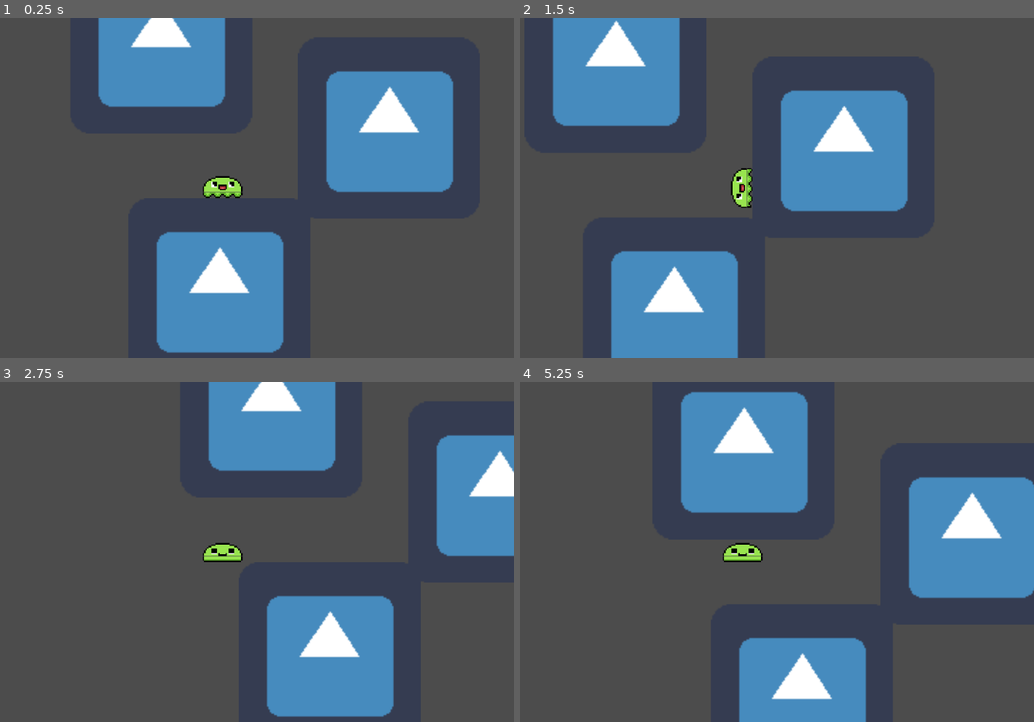
Above: before the commit, frames 1-4 (two rows, left to right).
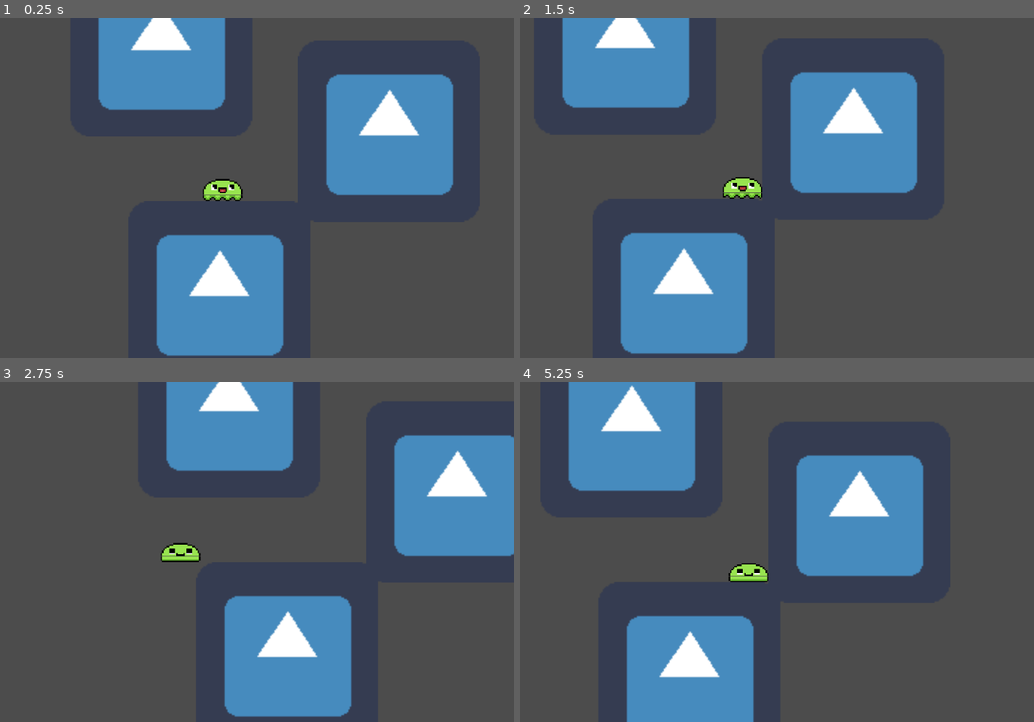
Above: after the commit, the same moments.

Repository: BrooklinJazz/GeweyTheSlime
Game: Godot game, scene res://Player.tscn
Two runs of this game, one before a commit and one after it. Both use one fixed random seed, a clock stepped at 60 frames per second and the inputs below. The engine's default icon, where the game draws it, is replaced by a stand-in: a white triangle on a blue panel in a dark square.
Inputs:
- Up to frame 1 (0.25 s): no input
- Up to frame 2 (1.5 s): hold W (jump) 0.53-1.28 s; hold D (right) from 0.53 s (still down); tap Shift (grip) at 1.35 s
- Up to frame 3 (2.75 s): tap W (jump) at 1.52, 1.55, 1.82 s; release D (right) at 2.03 s; hold A (left) from 2.03 s (still down); hold W (jump) from 2.03 s (still down)
- Up to frame 4 (5.25 s): release A (left) at 2.78 s; release W (jump) at 2.78 s; hold D (right) 2.78-4.28 s; tap Shift (grip) at 2.85, 4.35 s; tap W (jump) at 3.02, 3.05, 3.32, 4.52, 4.55, 4.82 s; hold W (jump) 3.53-4.28 s; hold A (left) 4.28-5.03 s; hold D (right) from 5.03 s (still down); hold W (jump) from 5.03 s (still down)

The runs differ from the first frame. In frame 1, 2.6% of the frame differs, in the area x 19-89%, y 0-100%; in frame 2, 13%; in frame 3, 18%; in frame 4, 44%, in the area x 9-100%, y 0-100%.

Commit message:
improved climbing

Diff:
--- a/Animate.gd
+++ b/Animate.gd
@@ -21,9 +21,16 @@
 	else:
 		self.sprite.rotation_degrees = 0
 	if (Player.state.direction == Enums.Direction.LEFT):
-		self.body.flip_h = true
+		if (Player.state.airborn == Enums.Airborn.ON_CEILING):
+			self.body.flip_h = false
+		else:
+			self.body.flip_h = true
+
 	elif (Player.state.direction == Enums.Direction.RIGHT):
-		self.body.flip_h = false
+		if (Player.state.airborn == Enums.Airborn.ON_CEILING):
+			self.body.flip_h = true
+		else:
+			self.body.flip_h = false
 
 func play_current_animation():
 	match Player.state.movement:
--- a/GroundMovement.gd
+++ b/GroundMovement.gd
@@ -11,8 +11,9 @@
 	character = parent
 
 func main(delta):
-	if (self.character.is_on_floor()):
-		self.character.rotation_degrees = 0
+	if character.rotation_degrees != 0:
+		character.rotation_degrees = 0
+		character.global_position += Vector2(0,7)
 	gravity(delta)
 	walk(delta)
 	jump(delta)
--- a/Player.tscn
+++ b/Player.tscn
@@ -17,145 +17,145 @@
 [ext_resource path="res://WallMovement.gd" type="Script" id=15]
 [ext_resource path="res://CeilingMovement.gd" type="Script" id=16]
 
+[sub_resource type="AtlasTexture" id=1]
+atlas = ExtResource( 1 )
+region = Rect2( 0, 0, 28, 4 )
+
 [sub_resource type="AtlasTexture" id=2]
-atlas = ExtResource( 1 )
-region = Rect2( 0, 0, 28, 4 )
-
-[sub_resource type="AtlasTexture" id=3]
-atlas = ExtResource( 1 )
-region = Rect2( 28, 0, 28, 4 )
-
-[sub_resource type="AtlasTexture" id=4]
-atlas = ExtResource( 1 )
-region = Rect2( 56, 0, 28, 4 )
-
-[sub_resource type="AtlasTexture" id=5]
-atlas = ExtResource( 1 )
-region = Rect2( 84, 0, 28, 4 )
-
-[sub_resource type="AtlasTexture" id=6]
-atlas = ExtResource( 1 )
-region = Rect2( 112, 0, 28, 4 )
-
-[sub_resource type="AtlasTexture" id=7]
-atlas = ExtResource( 1 )
-region = Rect2( 140, 0, 28, 4 )
-
-[sub_resource type="AtlasTexture" id=8]
-atlas = ExtResource( 1 )
-region = Rect2( 168, 0, 28, 4 )
-
-[sub_resource type="AtlasTexture" id=9]
 atlas = ExtResource( 4 )
 region = Rect2( 0, 0, 28, 4 )
 
-[sub_resource type="AtlasTexture" id=10]
+[sub_resource type="AtlasTexture" id=3]
 atlas = ExtResource( 4 )
 region = Rect2( 28, 0, 28, 4 )
 
-[sub_resource type="AtlasTexture" id=11]
+[sub_resource type="AtlasTexture" id=4]
 atlas = ExtResource( 4 )
 region = Rect2( 56, 0, 28, 4 )
 
+[sub_resource type="AtlasTexture" id=5]
+atlas = ExtResource( 1 )
+region = Rect2( 28, 0, 28, 4 )
+
+[sub_resource type="AtlasTexture" id=6]
+atlas = ExtResource( 1 )
+region = Rect2( 56, 0, 28, 4 )
+
+[sub_resource type="AtlasTexture" id=7]
+atlas = ExtResource( 1 )
+region = Rect2( 84, 0, 28, 4 )
+
+[sub_resource type="AtlasTexture" id=8]
+atlas = ExtResource( 1 )
+region = Rect2( 112, 0, 28, 4 )
+
+[sub_resource type="AtlasTexture" id=9]
+atlas = ExtResource( 1 )
+region = Rect2( 140, 0, 28, 4 )
+
+[sub_resource type="AtlasTexture" id=10]
+atlas = ExtResource( 1 )
+region = Rect2( 168, 0, 28, 4 )
+
+[sub_resource type="AtlasTexture" id=11]
+atlas = ExtResource( 7 )
+region = Rect2( 0, 0, 28, 4 )
+
 [sub_resource type="AtlasTexture" id=12]
 atlas = ExtResource( 7 )
-region = Rect2( 0, 0, 28, 4 )
+region = Rect2( 28, 0, 28, 4 )
 
 [sub_resource type="AtlasTexture" id=13]
 atlas = ExtResource( 7 )
-region = Rect2( 28, 0, 28, 4 )
+region = Rect2( 56, 0, 28, 4 )
 
 [sub_resource type="AtlasTexture" id=14]
 atlas = ExtResource( 7 )
-region = Rect2( 56, 0, 28, 4 )
+region = Rect2( 84, 0, 28, 4 )
 
 [sub_resource type="AtlasTexture" id=15]
 atlas = ExtResource( 7 )
-region = Rect2( 84, 0, 28, 4 )
+region = Rect2( 112, 0, 28, 4 )
 
 [sub_resource type="AtlasTexture" id=16]
 atlas = ExtResource( 7 )
-region = Rect2( 112, 0, 28, 4 )
+region = Rect2( 140, 0, 28, 4 )
 
 [sub_resource type="AtlasTexture" id=17]
 atlas = ExtResource( 7 )
-region = Rect2( 140, 0, 28, 4 )
-
-[sub_resource type="AtlasTexture" id=18]
-atlas = ExtResource( 7 )
 region = Rect2( 168, 0, 28, 4 )
 
-[sub_resource type="SpriteFrames" id=19]
+[sub_resource type="SpriteFrames" id=18]
 animations = [ {
-"frames": [ SubResource( 2 ) ],
+"frames": [ SubResource( 1 ) ],
 "loop": false,
 "name": "idle",
 "speed": 5.0
 }, {
-"frames": [ SubResource( 2 ), SubResource( 3 ), SubResource( 4 ), SubResource( 5 ), SubResource( 6 ), SubResource( 7 ), SubResource( 8 ) ],
+"frames": [ SubResource( 2 ), SubResource( 3 ), SubResource( 4 ) ],
+"loop": false,
+"name": "charge_jump",
+"speed": 12.0
+}, {
+"frames": [ SubResource( 1 ), SubResource( 5 ), SubResource( 6 ), SubResource( 7 ), SubResource( 8 ), SubResource( 9 ), SubResource( 10 ) ],
 "loop": true,
 "name": "walk",
 "speed": 24.0
 }, {
-"frames": [ SubResource( 9 ), SubResource( 10 ), SubResource( 11 ) ],
-"loop": false,
-"name": "charge_jump",
-"speed": 12.0
-}, {
-"frames": [ SubResource( 12 ), SubResource( 13 ), SubResource( 14 ), SubResource( 15 ), SubResource( 16 ), SubResource( 17 ), SubResource( 18 ) ],
+"frames": [ SubResource( 11 ), SubResource( 12 ), SubResource( 13 ), SubResource( 14 ), SubResource( 15 ), SubResource( 16 ), SubResource( 17 ) ],
 "loop": true,
 "name": "grip",
 "speed": 12.0
 }, {
-"frames": [ SubResource( 12 ) ],
+"frames": [ SubResource( 11 ) ],
 "loop": true,
 "name": "grip_idle",
 "speed": 5.0
 } ]
 
+[sub_resource type="AtlasTexture" id=19]
+atlas = ExtResource( 5 )
+region = Rect2( 0, 0, 28, 11 )
+
 [sub_resource type="AtlasTexture" id=20]
 atlas = ExtResource( 5 )
-region = Rect2( 0, 0, 28, 11 )
+region = Rect2( 28, 0, 28, 11 )
 
 [sub_resource type="AtlasTexture" id=21]
 atlas = ExtResource( 5 )
-region = Rect2( 28, 0, 28, 11 )
+region = Rect2( 56, 0, 28, 11 )
 
 [sub_resource type="AtlasTexture" id=22]
-atlas = ExtResource( 5 )
-region = Rect2( 56, 0, 28, 11 )
+atlas = ExtResource( 6 )
+region = Rect2( 0, 0, 28, 11 )
 
 [sub_resource type="AtlasTexture" id=23]
 atlas = ExtResource( 6 )
-region = Rect2( 0, 0, 28, 11 )
+region = Rect2( 28, 0, 28, 11 )
 
 [sub_resource type="AtlasTexture" id=24]
 atlas = ExtResource( 6 )
-region = Rect2( 28, 0, 28, 11 )
-
-[sub_resource type="AtlasTexture" id=25]
-atlas = ExtResource( 6 )
 region = Rect2( 56, 0, 28, 11 )
 
-[sub_resource type="SpriteFrames" id=26]
+[sub_resource type="SpriteFrames" id=25]
 animations = [ {
 "frames": [ ExtResource( 2 ) ],
 "loop": true,
 "name": "default",
 "speed": 1.0
 }, {
-"frames": [ SubResource( 20 ), SubResource( 21 ), SubResource( 22 ) ],
+"frames": [ SubResource( 19 ), SubResource( 20 ), SubResource( 21 ) ],
 "loop": false,
 "name": "charge_jump",
 "speed": 12.0
 }, {
-"frames": [ SubResource( 23 ), SubResource( 24 ), SubResource( 25 ) ],
+"frames": [ SubResource( 22 ), SubResource( 23 ), SubResource( 24 ) ],
 "loop": false,
 "name": "grip",
 "speed": 12.0
 } ]
 
-[sub_resource type="RectangleShape2D" id=1]
+[sub_resource type="RectangleShape2D" id=26]
 extents = Vector2( 13.9238, 7.51817 )
 
 [sub_resource type="RectangleShape2D" id=27]
@@ -170,7 +170,7 @@
 
 [node name="Legs" type="AnimatedSprite" parent="Character/Sprites"]
 position = Vector2( -2.84217e-14, 5.13232 )
-frames = SubResource( 19 )
+frames = SubResource( 18 )
 animation = "grip_idle"
 playing = true
 __meta__ = {
@@ -187,11 +187,12 @@
 
 [node name="CollisionShape2D" type="CollisionShape2D" parent="Character"]
 position = Vector2( 0.0294991, -0.493613 )
-shape = SubResource( 1 )
+shape = SubResource( 26 )
 
 [node name="Camera2D" type="Camera2D" parent="Character"]
 current = true
 zoom = Vector2( 0.4, 0.4 )
+smoothing_enabled = true
 
 [node name="StateMachine" type="Node" parent="Character"]
 script = ExtResource( 9 )
--- a/StateMachine.gd
+++ b/StateMachine.gd
@@ -39,9 +39,12 @@
 		return Enums.Airborn.JUMPED
 	elif (self.character.is_on_ceiling()):
 		return Enums.Airborn.ON_CEILING
+
+	# TODO - touching both at once causes fast switching between states
+	elif (self.character.is_on_floor()):
+		return Enums.Airborn.ON_FLOOR
 	elif (self.character.is_on_wall()):
 		return Enums.Airborn.ON_WALL
-	elif (self.character.is_on_floor()):
-		return Enums.Airborn.ON_FLOOR
+
 	else:
 		return Enums.Airborn.IDLE
--- a/WallMovement.gd
+++ b/WallMovement.gd
@@ -11,22 +11,24 @@
 	character = parent
 
 func main(delta):
-	self.character.rotation_degrees = 270 * self.reverse_multiplier()
+	if character.rotation_degrees != 90 * reverse_multiplier():
+		character.rotation_degrees = 90 * reverse_multiplier()
+		character.global_position += Vector2(-7, 0) * reverse_multiplier()
 	climb(delta)
 	self.character.move_and_slide(Player.motion, Vector2.UP)
 
 func climb(delta):
 	Player.motion.y = 0
 	if (Player.state.direction == Enums.Direction.LEFT):
+		Player.motion.y = -SPEED * delta * self.reverse_multiplier()
+	elif (Player.state.direction == Enums.Direction.RIGHT):
 		Player.motion.y = SPEED * delta * self.reverse_multiplier()
-	elif (Player.state.direction == Enums.Direction.RIGHT):
-		Player.motion.y = -SPEED * delta * self.reverse_multiplier()
 
 func reverse_multiplier():
 	for i in range(self.character.get_slide_count()):
 		var collision = self.character.get_slide_collision(i)
 		if collision.normal.x > 0:
+			return 1
+		elif collision.normal.x < 0:
 			return -1
-		elif collision.normal.x < 0:
-			return 1
 	return 1
Not shown: 1 places in Player.tscn that only renumber resources
